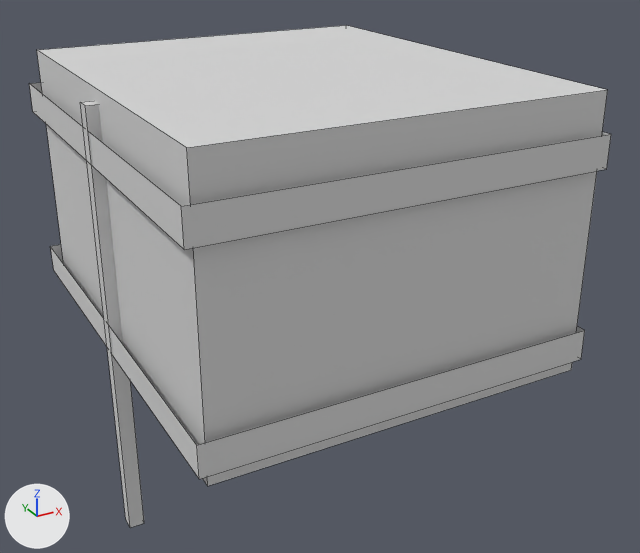
One commit to the FBX model linajes/arte/exports/civiles/arriba/ChalecoObra/RightUpperArm_C1.fbx: the scene before it, then after it.
The view is the same before and after, from a camera (50 mm lens) standing at (-2.631, -2.115, 4.714) and looking at (-1.484, -0.031, 3.672). Every picture has the same lights, and +X, +Y and +Z are marked at lower left. The picture after the commit comes second. Mesh edges are drawn as thin lines. Where no turn or scale is listed for an object, it has been applied to the vertices.

The first picture shows 'Civ_ChalecoObra_RightUpperArm_C1'.
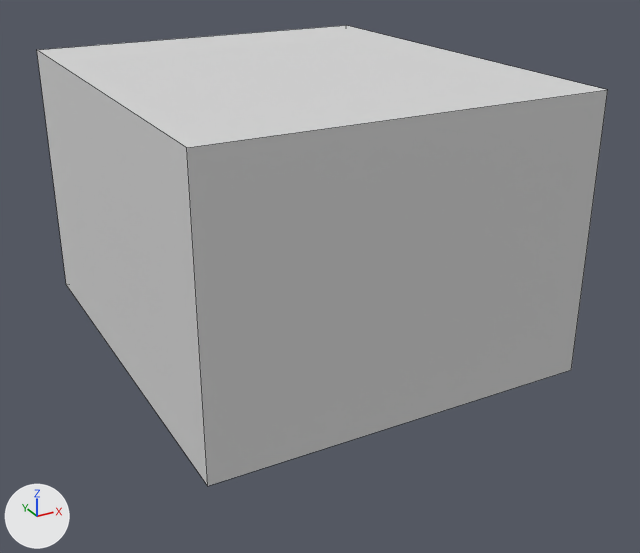
Where the change shows, as pixel boxes (x1, y1, x2, y2) in the pictures (640 x 553 px):
'Civ_ChalecoObra_RightUpperArm_C1', reshaped (8% shorter)
    before: (29, 25, 611, 528)
    after: (37, 25, 608, 486)
part 1 of me_civ_chalecoobra_rightupperarm_c1, deleted
    before: (29, 82, 611, 250)
part 2 of me_civ_chalecoobra_rightupperarm_c1, deleted
    before: (80, 101, 144, 528)
part 3 of me_civ_chalecoobra_rightupperarm_c1, deleted
    before: (51, 244, 585, 479)

The change, as a list of edits to the scene's bpy script:
```text
Change me_civ_chalecoobra_rightupperarm_c1:
    used by ob_civ_chalecoobra_rightupperarm_c1; location = (0.0, 0.0, 0.0)
    remove me_civ_chalecoobra_rightupperarm_c1.from_pydata(...)  # 32 vertices, 20 faces; spans x -2.112..-1.029, y -0.637..0.637, z 2.999..4.277
    add me_civ_chalecoobra_rightupperarm_c1.from_pydata(...)  # 8 vertices, 6 faces; spans x -2.08..-1.029, y -0.608..0.608, z 3.522..4.277
    me_civ_chalecoobra_rightupperarm_c1 part 1: the loose piece of 8 vertices spanning x -2.108..-1.029, y -0.637..0.637, z 4.091..4.177 is deleted
    me_civ_chalecoobra_rightupperarm_c1 part 2: the loose piece of 8 vertices spanning x -2.112..-2.069, y -0.021..0.021, z 2.999..4.241 is deleted
    me_civ_chalecoobra_rightupperarm_c1 part 3: the loose piece of 8 vertices spanning x -2.108..-1.029, y -0.637..0.637, z 3.569..3.654 is deleted
```
